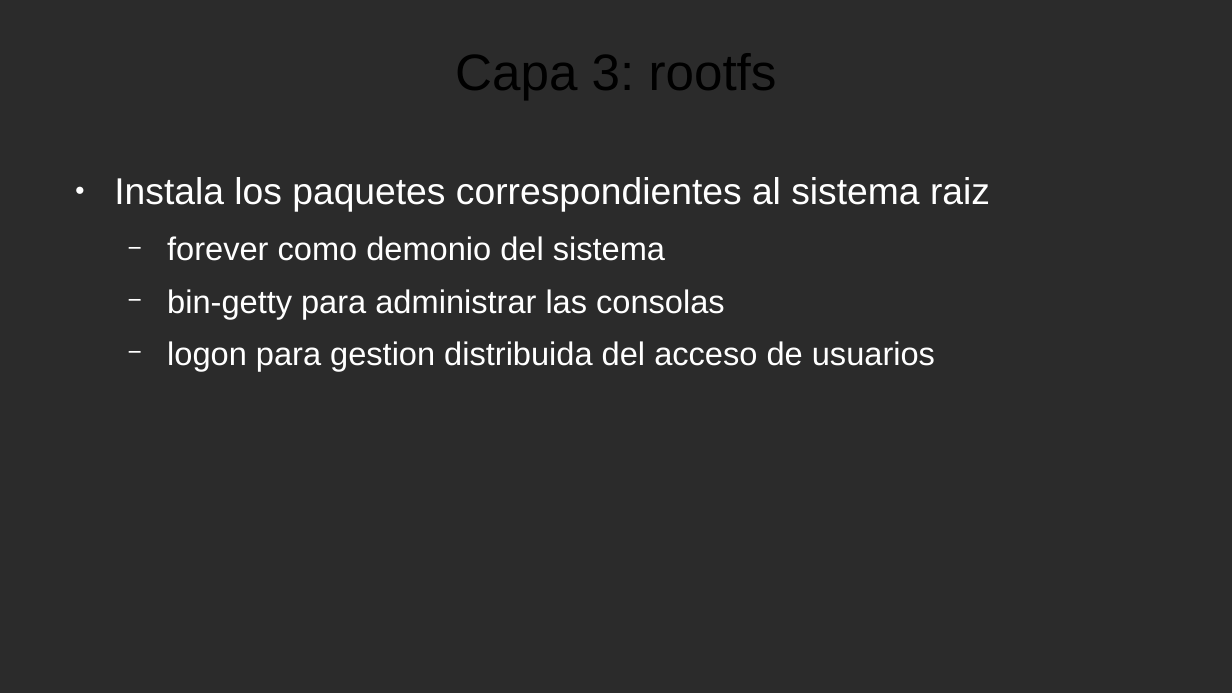
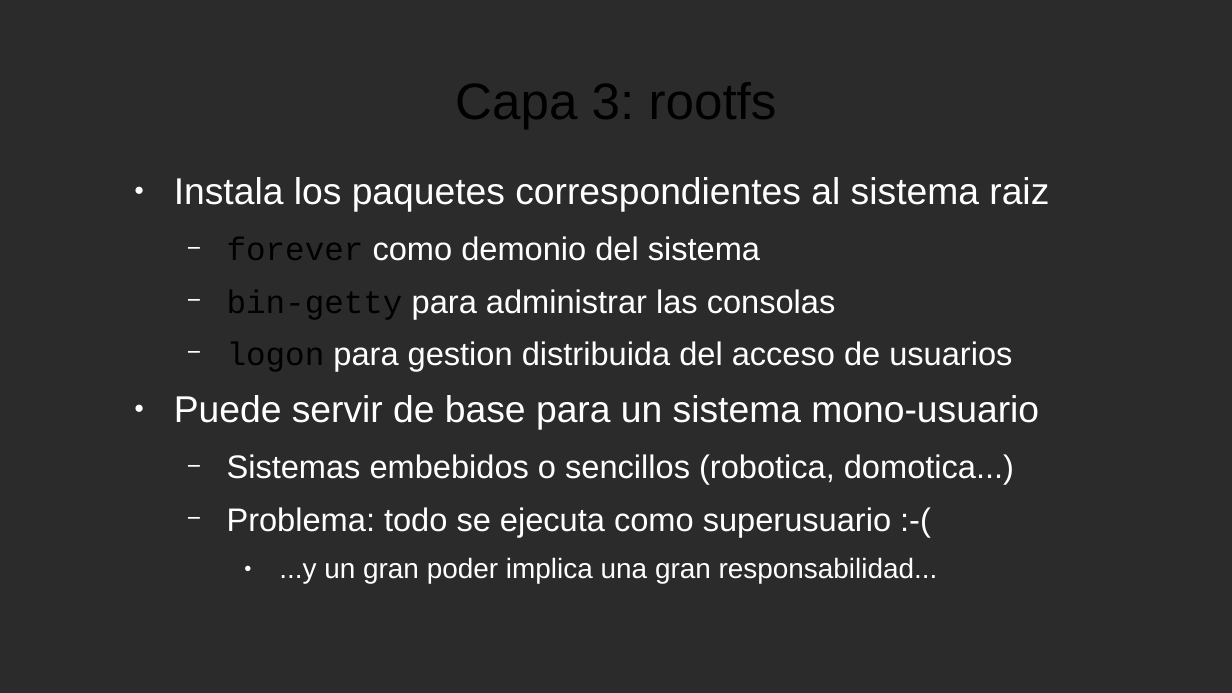
Before and after one commit to NodeOS/NodeOS, a slide deck: slide 14 of doc/NodeOS.odp (slide 15 before the commit). Drawn at 1232x693 pixels with LibreOffice and Linux fonts; fonts in the diff are those of the drawing; background and template pictures are left out; a plain dark background stands for a picture behind light text. Boxes give left, top, right and bottom in pixels: in the first picture for what was removed or moved away, otherwise in the second. Text is boxed around its words. In the diff, an @@ line names an element or a change of style, - is before the commit and + after.

```diff
--- a/doc/NodeOS.odp
+++ b/doc/NodeOS.odp
@@ title "Capa 3: rootfs" moved from (x1=455, y1=53, x2=777, y2=100) to (x1=455, y1=82, x2=777, y2=129) @@
@@ text "Instala los paquetes correspondientes al ..." moved from (x1=114, y1=177, x2=990, y2=371) to (x1=174, y1=177, x2=1049, y2=584) @@
@@ text at (x1=227, y1=236, x2=1012, y2=371): font Arial to Courier New, text colour #FFFFFF to #000000 in "forever", "bin-getty", "logon" @@
@@ text at (x1=174, y1=395, x2=1039, y2=584): paragraphs added @@
+● Puede servir de base para un sistema mono-usuario
+  − Sistemas embebidos o sencillos (robotica, domotica...)
+  − Problema: todo se ejecuta como superusuario :-(
+    ● ...y un gran poder implica una gran responsabilidad...
```
Also in this commit, not shown: 16 other slides changed, 1 slide removed, 1 other file.
